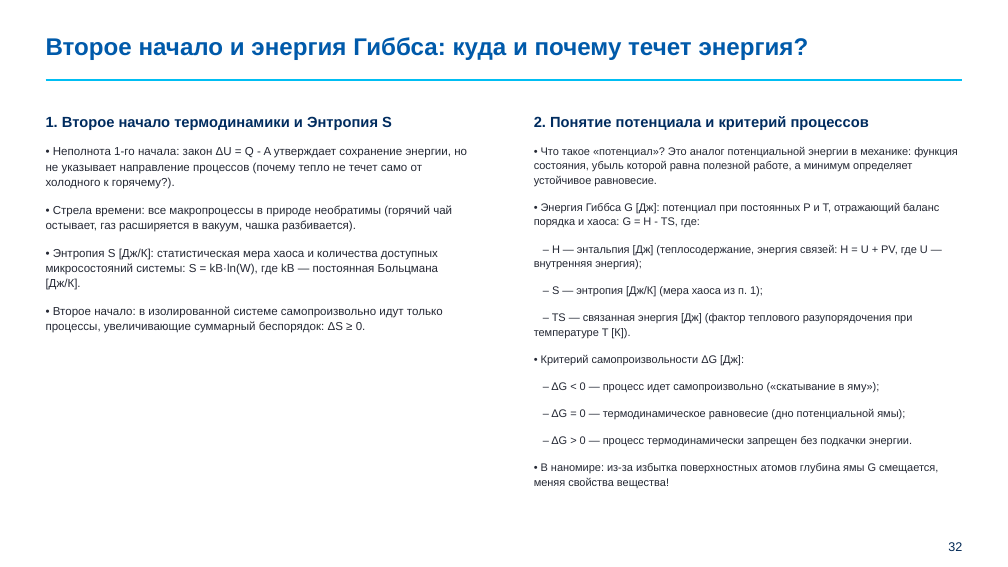
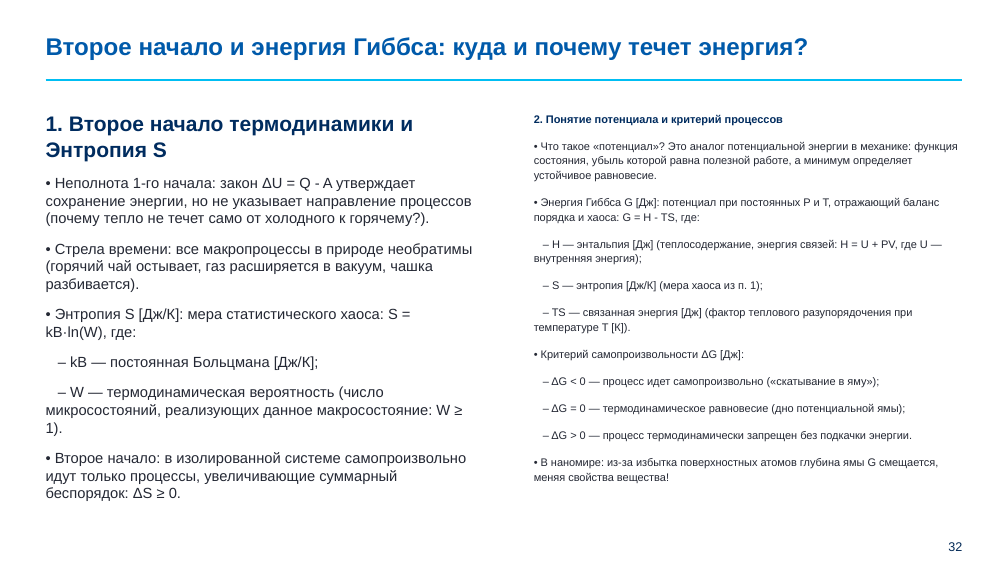
Before and after one commit to brattri3/nanophysics-course, a slide deck: slide 32 of course_materials/semester_4/lectures/lecture_02_thermodynamics_master_layouts.pptx. Drawn at 1008x567 pixels with LibreOffice and Linux fonts; fonts in the diff are those of the drawing; background and template pictures are left out. Boxes give left, top, right and bottom in pixels: in the first picture for what was removed or moved away, otherwise in the second. Text is boxed around its words. In the diff, an @@ line names an element or a change of style, - is before the commit and + after.

Commit message:
Define W (thermodynamic probability / microstates count) explicitly on slide 32

```diff
--- a/course_materials/semester_4/lectures/lecture_02_thermodynamics_master_layouts.pptx
+++ b/course_materials/semester_4/lectures/lecture_02_thermodynamics_master_layouts.pptx
@@ text at (46, 116, 473, 501): size 14 to 20 pt in "1. Второе начало термодинамики и Энтропия S"; size 11 to 14 pt in "• Неполнота 1-го начала: закон ΔU = ...", "• Стрела времени: все макропроцессы в природе ...", "• Второе начало: в изолированной системе самопроизвольно ..."; line spacing 1.1 to 1 @@
@@ text at (534, 114, 783, 125): size 14 to 10.5 pt in "2. Понятие потенциала и критерий процессов" @@
@@ text at (46, 308, 450, 436): text changed; size 11 to 14 pt @@
-• Энтропия S [Дж/К]: статистическая мера хаоса и количества доступных микросостояний системы: S = kB·ln(W), где kB — постоянная Больцмана [Дж/К].
+• Энтропия S [Дж/К]: мера статистического хаоса: S = kB·ln(W), где:
+– kB — постоянная Больцмана [Дж/К];
+– W — термодинамическая вероятность (число микросостояний, реализующих данное макросостояние: W ≥ 1).
```
Also in this commit, not shown: 1 other slide changed, 1 other file.
